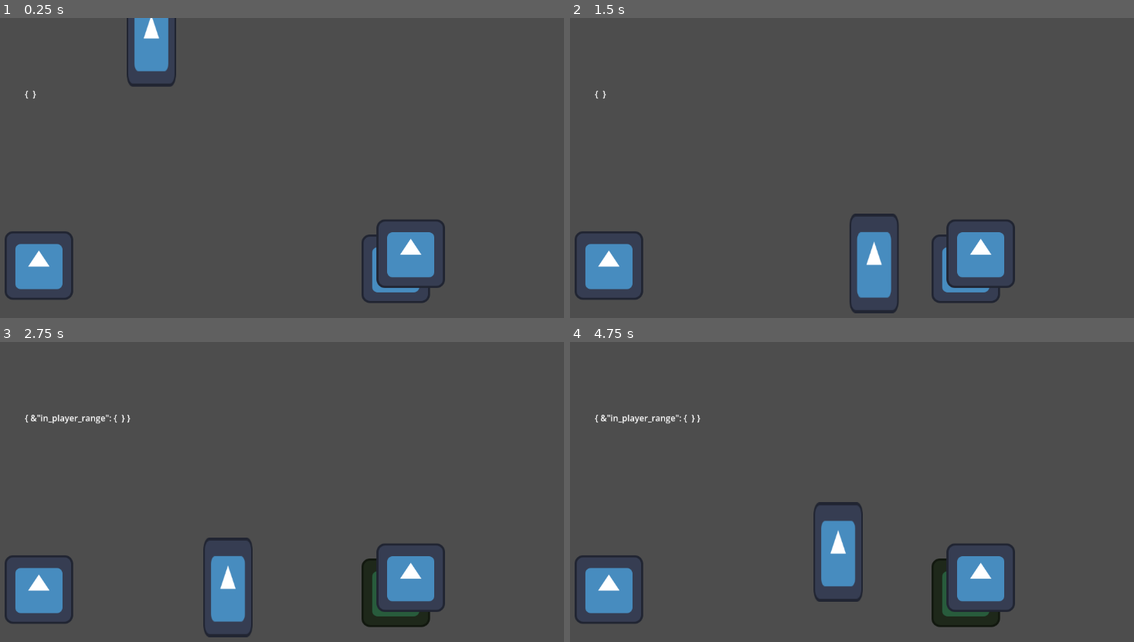
Above: before the commit, frames 1-4 (two rows, left to right).
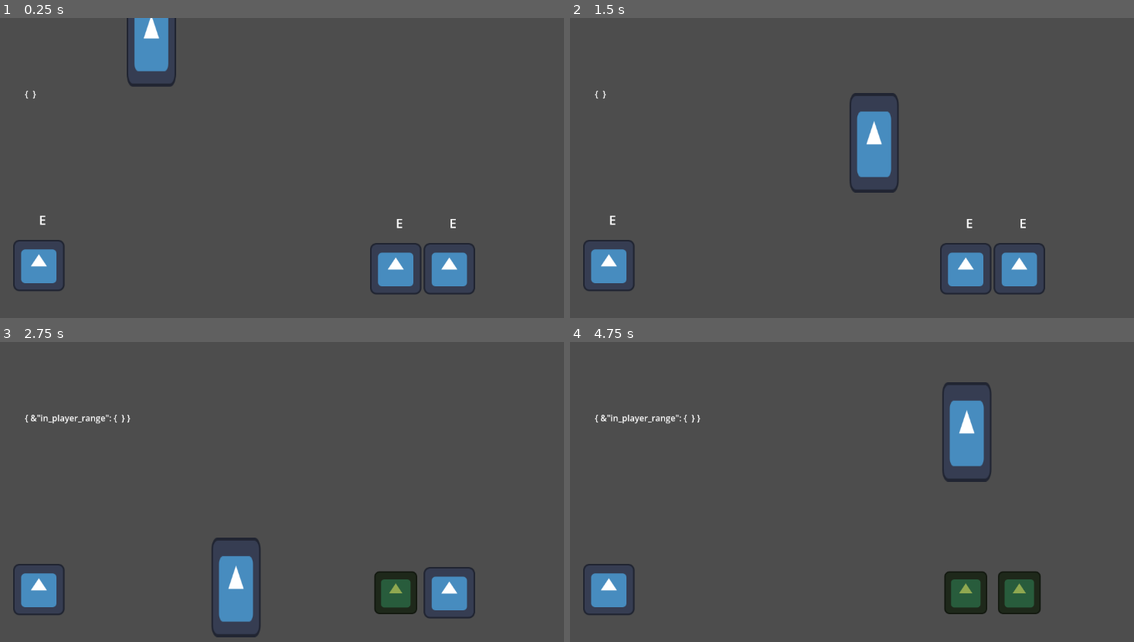
Above: after the commit, the same moments.

Repository: odjhey/godot-some-rpg
Game: Godot game, scene res://scenes/level_1.tscn
Two runs of this game, one before a commit and one after it. Both use one fixed random seed, a clock stepped at 60 frames per second and the inputs below. The project has no main scene, so this scene is started directly. The engine's default icon, where the game draws it, is replaced by a stand-in: a white triangle on a blue panel in a dark square.
Inputs:
- Up to frame 1 (0.25 s): no input
- Up to frame 2 (1.5 s): tap Enter (ui_accept) at 0.5, 0.77 s; hold D (move_right) from 0.53 s (still down); tap E (interact) at 0.6, 1.35 s
- Up to frame 3 (2.75 s): tap Enter (ui_accept) at 1.52 s; release D (move_right) at 2.03 s; hold A (move_left) from 2.03 s (still down); tap E (interact) at 2.1 s
- Up to frame 4 (4.75 s): release A (move_left) at 2.78 s; hold D (move_right) 2.78-4.28 s; tap E (interact) at 2.85, 3.6, 4.35 s; tap Enter (ui_accept) at 3.02, 3.77, 4.52 s; hold A (move_left) from 4.28 s (still down)

The runs differ from the first frame. In frame 1, 4.1% of the frame differs, in the area x 0-85%, y 65-96%; in frame 2, 7.5%; in frame 3, 6.0%; in frame 4, 8.4%, in the area x 0-84%, y 13-96%.

Commit message:
add interact icon

Diff:
--- a/scenes/chest.tscn
+++ b/scenes/chest.tscn
@@ -4,17 +4,19 @@
 [ext_resource type="Texture2D" uid="uid://4q335xxs2p" path="res://icon.svg" id="2_sy5e1"]
 
 [sub_resource type="RectangleShape2D" id="RectangleShape2D_sy5e1"]
-size = Vector2(118, 116)
+size = Vector2(88, 72)
 
 [node name="Chest" type="Node2D" unique_id=788818176]
 script = ExtResource("1_oii8l")
 
 [node name="Close" type="Sprite2D" parent="." unique_id=654183234]
+scale = Vector2(0.75, 0.75)
 texture = ExtResource("2_sy5e1")
 
 [node name="Open" type="Sprite2D" parent="." unique_id=1427714021]
 visible = false
 modulate = Color(0.56078434, 0.65882355, 0.3137255, 1)
+scale = Vector2(0.625, 0.625)
 texture = ExtResource("2_sy5e1")
 
 [node name="StaticBody2D" type="StaticBody2D" parent="." unique_id=783302640]
--- a/scenes/chest_entity.tscn
+++ b/scenes/chest_entity.tscn
@@ -14,3 +14,10 @@
 
 [node name="CollisionShape2D" type="CollisionShape2D" parent="InteractionSensor" unique_id=1103212009]
 shape = SubResource("CircleShape2D_n4mx6")
+
+[node name="InteractionHint" type="Label" parent="." unique_id=1329894293]
+offset_top = -102.0
+offset_right = 40.0
+offset_bottom = -68.0
+theme_override_font_sizes/font_size = 24
+text = "E"
--- a/scenes/level_1.tscn
+++ b/scenes/level_1.tscn
@@ -43,5 +43,5 @@
 game_state = NodePath("../GameState")
 
 [node name="ChestEntity3" parent="." unique_id=1499131308 node_paths=PackedStringArray("game_state") instance=ExtResource("3_rus8k")]
-position = Vector2(500, 486)
+position = Vector2(572, 514)
 game_state = NodePath("../GameState")
--- a/scripts/chest_entity.gd
+++ b/scripts/chest_entity.gd
@@ -3,6 +3,7 @@
 @export var entity_id : int
 @export var game_state : GameState
 @onready var interaction_sensor : Area2D = $InteractionSensor
+@onready var interaction_hint : Label = $InteractionHint
 @onready var chest: Chest = $Chest
 
 func _ready():
@@ -10,11 +11,12 @@
 	if entity_id == 0:
 		entity_id = game_state.create_entity(self, { state = Chest.ChestState.Close })
 
-	game_state.data_change.connect(on_gs_data_change)
+	game_state.entity_data_changed.connect(on_gs_data_changed)
+	game_state.tag_changed.connect(on_tag_changed)
 	interaction_sensor.area_entered.connect(on_area_entered)
 	interaction_sensor.area_exited.connect(on_area_exited)
 
-func on_interact(from_entity_id: int, to_entity_id: int):
+func on_interact(_from_entity_id: int, to_entity_id: int):
 	if (to_entity_id == entity_id):
 		var data = game_state.get_entity_data(entity_id)
 		var new_data = {}
@@ -26,21 +28,30 @@
 		print("patch to", new_data)
 		game_state.patch_entity_data(entity_id, new_data)
 
-func on_gs_data_change(_entity_id: int, new_data: Dictionary):
+# @todo rename use of _ here
+func on_gs_data_changed(_entity_id: int, new_data: Dictionary):
 	if (entity_id == _entity_id):
 		print("----- on_gs_change", new_data)
 		if new_data.state == Chest.ChestState.Open:
 			chest.open()
 		else:
 			chest.close()
+func on_tag_changed(tag_name: StringName, _entity_id: int):
+	if tag_name != &"in_player_range":
+		return
+	var entities_on_tag = game_state.get_entity_tags_by_tag(tag_name)
+	if not entities_on_tag.is_empty() and entities_on_tag.keys()[0] == entity_id:
+		interaction_hint.visible = true
+	else:
+		interaction_hint.visible = false
 
-func on_area_entered(area: Area2D):
+func on_area_entered(_area: Area2D):
 	# todo find a way to know if its a player
 	game_state.tag_entity(&"in_player_range", entity_id)
 	print("entered")
 
 
-func on_area_exited(area: Area2D):
+func on_area_exited(_area: Area2D):
 	# todo find a way to know if its a player
 	game_state.untag_entity(&"in_player_range", entity_id)
 	print("exited")
--- a/scripts/game_state.gd
+++ b/scripts/game_state.gd
@@ -11,7 +11,9 @@
 # we may need another global_uid type of thing to be safer, like "level1/chest1" or something
 var next_entity_id : int = 1
 
-signal data_change(entity_id: int, new_data: Dictionary)
+# @todod rename to *changed
+signal entity_data_changed(entity_id: int, new_data: Dictionary)
+signal tag_changed(tag_name: StringName, entity_id: int)
 
 func create_entity(node: Node, initial_state: Dictionary = {}) -> int:
 	var entity_id = next_entity_id
@@ -34,6 +36,7 @@
 	if not entity_tags.has(tag_name):
 		entity_tags[tag_name] = {}
 	entity_tags[tag_name][entity_id] = true
+	tag_changed.emit(tag_name, entity_id)
 
 func get_entity_tags_by_tag(tag_name: StringName):
 	if entity_tags.has(tag_name):
@@ -45,8 +48,10 @@
 		return
 	var tags : Dictionary = entity_tags[tag_name]
 	tags.erase(entity_id)
+	tag_changed.emit(tag_name, entity_id)
 
 # see if we can even create signals as a wrapper of game state, to keep this pure data
+# this should be extracted, as this i think is not needed to be "serialized" for saving and thus should not be in the game_state? but then again, &"in_range" is not needed to be saved tho, hmmm
 func send_interact(from_entity_id, to_entity_id):
 	var node_ref = entity_nodes[to_entity_id]
 	if node_ref == null:
@@ -62,4 +67,4 @@
 	var data: Dictionary = entity_datas[entity_id]
 	for k in new_kvs:
 		data[k] = new_kvs[k]
-	data_change.emit(entity_id, data)
+	entity_data_changed.emit(entity_id, data)
--- a/scripts/player.gd
+++ b/scripts/player.gd
@@ -1,6 +1,6 @@
 extends CharacterBody2D
 
-const JUMP_VELOCITY = -500.0
+const JUMP_VELOCITY = -1000.0
 const SPEED = 300
 
 @export var game_state : GameState
